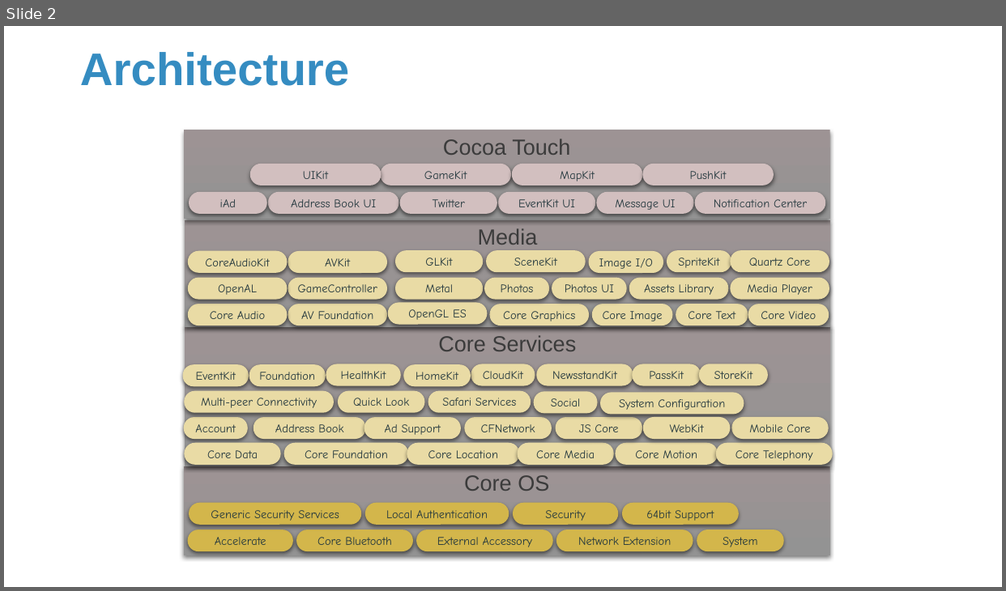
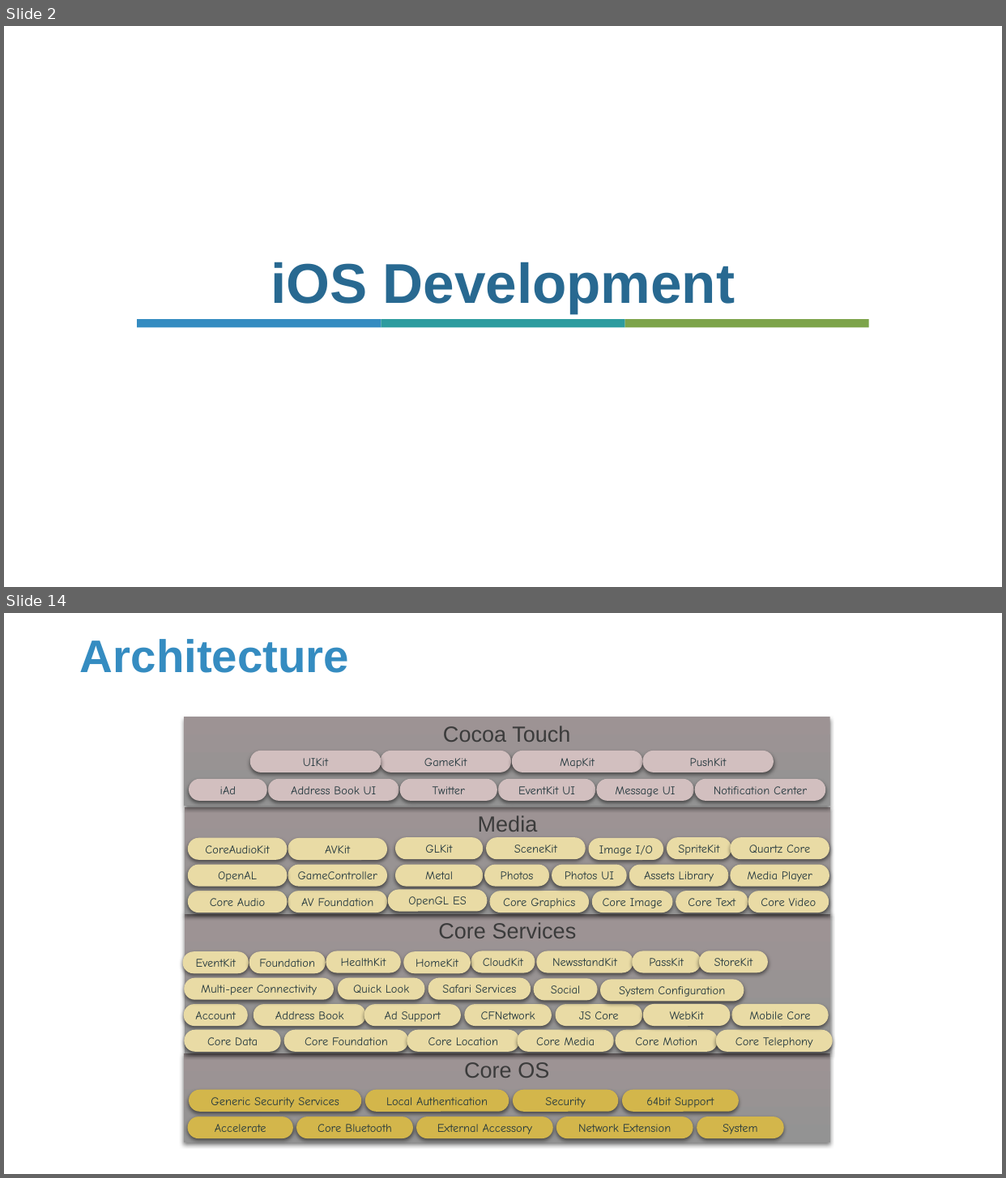
Before and after one commit to Sparks-Lu/TechNotes, a slide deck: Misc/iOS_General.pptx. Shown one above the other, each under a label of ours: slide 2 before the commit, slides 2 and 14 after it; the slides between them are not shown. The pictures are 1006x591 and 1006x1178 pixels, drawn with LibreOffice and Linux fonts; fonts in the diff are those of the drawing; background and template pictures are left out. Boxes give left, top, right and bottom in pixels: in the first picture for what was removed or moved away, otherwise in the second. Text is boxed around its words. In the diff, an @@ line names an element or a change of style, - is before the commit and + after.

```diff
--- a/Misc/iOS_General.pptx
+++ b/Misc/iOS_General.pptx
@@ slide 2 added at (4,26,1002,587), background picture (left out) @@
@@ title added at (270,262,735,314), 54 pt, text #286991, bold @@
+iOS Development
@@ rectangle added at (138,319,381,327), fill #358CC1 @@
@@ rectangle added at (381,319,625,327), fill #2D9C9F @@
@@ rectangle added at (625,319,869,327), fill #7DA44B @@
@@ what was slide 2 is now slide 14 @@
```
Also in this commit, not shown: 1 slide changed, 11 other slides added, 9 other files.
